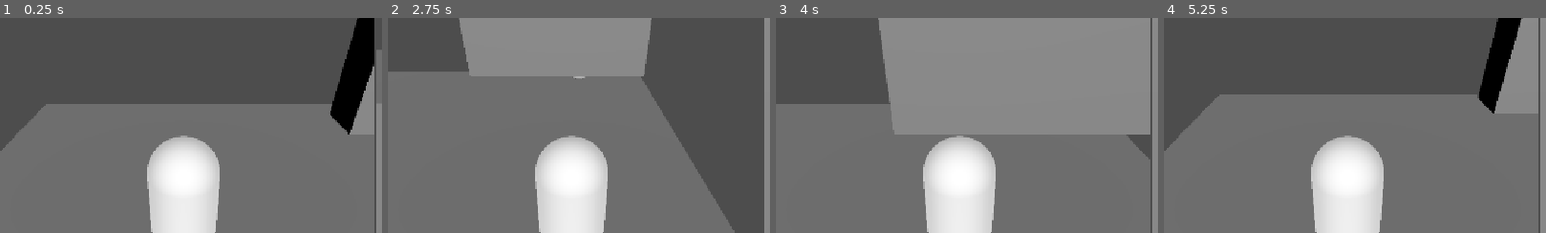
Above: before the commit, frames 1-4 (left to right).
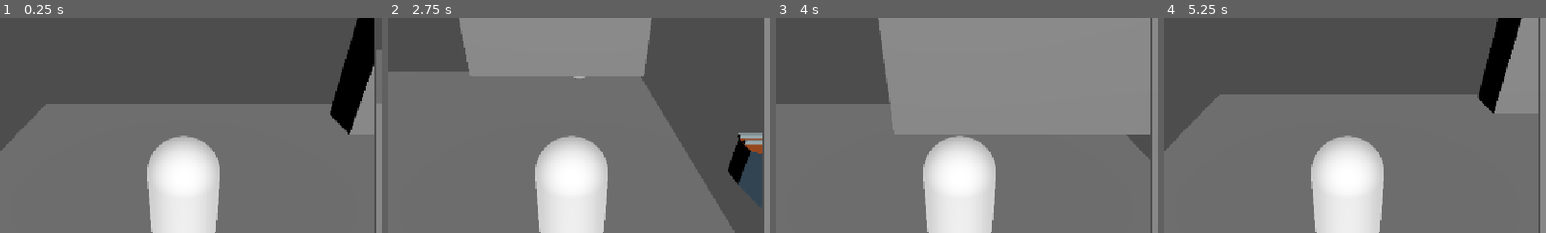
Above: after the commit, the same moments.

Repository: likuuuado/protokaijus
Game: Godot game, scene res://Escenas/Muundo.tscn
The game is run twice, just before and just after one commit, with the same random seed, the same clock (stepped at 60 frames per second) and the same inputs.
Inputs:
- Up to frame 1 (0.25 s): no input
- Up to frame 2 (2.75 s): hold D (p1right) 0.53-1.28 s; tap E (p1interaction, bound only after the commit) at 0.6, 1.55 s; tap Space (p2interaction, bound only after the commit) at 0.8, 1.35, 2.3 s; hold S (p1down) 1.28-2.03 s; hold D (p1right) from 2.03 s (still down); tap Down (p2down) at 2.1 s
- Up to frame 3 (4 s): release D (p1right) at 2.78 s; hold W (p1up) 2.78-3.53 s; tap Left (p2left) at 2.85 s; tap E (p1interaction, bound only after the commit) at 3.05 s; hold A (p1left) from 3.53 s (still down); tap Right (p2right) at 3.6 s; tap Space (p2interaction, bound only after the commit) at 3.8 s
- Up to frame 4 (5.25 s): tap Up (p2up) at 4.35 s; tap E (p1interaction, bound only after the commit) at 4.55, 5.1 s; release A (p1left) at 5.03 s; hold S (p1down) from 5.03 s (still down)
The pictures show only the part of the screen within x 1-51%, y 25-75%; the shares and areas given below are measured in that part.

The runs differ from the first frame. In frame 2, 2.2% of the frame differs, in the area x 89-98%, y 53-88%; in frame 3, less than 0.1%; in frame 4, less than 0.1%.

Commit message:
Un barco para cada jugador
Al presionar la tecla "E" y/o la barra espaciadora se creara un barco para cada jugador, dependiendo la tecla que se haya presionado.

Diff:
--- a/Escenas/Muundo.tscn
+++ b/Escenas/Muundo.tscn
@@ -2,6 +2,7 @@
 
 [ext_resource type="PackedScene" uid="uid://ddilmyv6145ws" path="res://SplitScreen.tscn" id="1_ojkhu"]
 [ext_resource type="PackedScene" uid="uid://mbp0k03o586f" path="res://pj_base.tscn" id="1_w0u4g"]
+[ext_resource type="PackedScene" uid="uid://dv3roeml4md70" path="res://creador_de_barcos.tscn" id="2_5kr7c"]
 
 [sub_resource type="PhysicsMaterial" id="PhysicsMaterial_aoydg"]
 
@@ -9,7 +10,6 @@
 size = Vector3(26.964355, 2.3328857, 15.166992)
 
 [node name="Node3D" type="Node3D" unique_id=186347168]
-transform = Transform3D(1, 0, 0, 0, 1, 0, 0, 0, 1, 0, -0.22545195, 0)
 
 [node name="PJBase2" parent="." unique_id=1610868182 instance=ExtResource("1_w0u4g")]
 transform = Transform3D(1, 0, 0, 0, 1, 0, 0, 0, 1, 8.09138, 5.2454495, 2.2678652)
@@ -17,6 +17,8 @@
 [node name="PJBase" parent="." unique_id=1103743749 instance=ExtResource("1_w0u4g")]
 transform = Transform3D(1, 0, 0, 0, 1, 0, 0, 0, 1, 0.54564285, 2.8822234, 6.387951)
 player_number = 1
+
+[node name="Creador-de-Barcos" parent="PJBase" unique_id=1439317575 instance=ExtResource("2_5kr7c")]
 
 [node name="Node3D" parent="." unique_id=1043900976 instance=ExtResource("1_ojkhu")]
 transform = Transform3D(1, 0, 0, 0, 1, 0, 0, 0, 1, 0, 1.8802133, 0)
--- /dev/null
+++ b/barco.tscn
@@ -0,0 +1,31 @@
+[gd_scene format=3 uid="uid://dp0vpprdsregy"]
+
+[ext_resource type="ArrayMesh" uid="uid://c1eua0um10vpy" path="res://Simple Battleship by Thomas de Rivaz - aYAmfkUYZjg/model.obj" id="1_6mogq"]
+
+[sub_resource type="GDScript" id="GDScript_6mogq"]
+script/source = "extends Node3D
+
+"
+
+[sub_resource type="SphereShape3D" id="SphereShape3D_g4v7s"]
+radius = 0.63916284
+
+[sub_resource type="BoxShape3D" id="BoxShape3D_g4v7s"]
+size = Vector3(2.835373, 0.8631592, 0.5341797)
+
+[node name="Barco" type="CharacterBody3D" unique_id=132431682]
+transform = Transform3D(5, 0, 0, 0, 5, 0, 0, 0, 5, 0, 0, 0)
+script = SubResource("GDScript_6mogq")
+
+[node name="MeshInstance3D" type="MeshInstance3D" parent="." unique_id=1932713439]
+mesh = ExtResource("1_6mogq")
+
+[node name="Area3D" type="Area3D" parent="." unique_id=1511258118]
+
+[node name="CollisionShape3D" type="CollisionShape3D" parent="Area3D" unique_id=2008193193]
+transform = Transform3D(1, 0, 0, 0, 1, 0, 0, 0, 1, 1.0078036, 0, 0)
+shape = SubResource("SphereShape3D_g4v7s")
+
+[node name="CollisionShape3D" type="CollisionShape3D" parent="." unique_id=2042876438]
+transform = Transform3D(1, 0, 0, 0, 1, 0, 0, 0, 1, -0.10158539, -0.06842041, -0.020996094)
+shape = SubResource("BoxShape3D_g4v7s")
--- /dev/null
+++ b/creador_de_barcos.gd
@@ -0,0 +1,18 @@
+extends Node
+
+var Barco = preload("res://barco.tscn")
+@onready var jugador = get_parent()
+
+func _ready() -> void:
+	pass
+
+func _physics_process(delta: float) -> void:
+	if Input.is_action_just_pressed("p1interaction"):
+		var NuevoBarco = Barco.instantiate()
+		add_child(NuevoBarco)
+		NuevoBarco.position = Vector3(-13,2,7)
+
+	if Input.is_action_just_pressed("p2interaction"):
+		var NuevoBarco = Barco.instantiate()
+		add_child(NuevoBarco)
+		NuevoBarco.position = Vector3(20,2,7)
--- /dev/null
+++ b/creador_de_barcos.tscn
@@ -0,0 +1,6 @@
+[gd_scene format=3 uid="uid://dv3roeml4md70"]
+
+[ext_resource type="Script" uid="uid://buy4os1pd7f26" path="res://creador_de_barcos.gd" id="1_bhe43"]
+
+[node name="Creador-de-Barcos" type="Node" unique_id=1439317575]
+script = ExtResource("1_bhe43")
--- a/pj_base.gd
+++ b/pj_base.gd
@@ -4,7 +4,6 @@
 @export var move_vel : float = 5.0
 @export var material: StandardMaterial3D
 @export var mesh: MeshInstance3D
-
 var gravity: float = ProjectSettings.get_setting("physics/3d/default_gravity")
 
 func _ready() -> void:
@@ -14,9 +13,7 @@
 func _process(delta: float) -> void:
 	pass
 
-
 func _physics_process(delta: float) -> void:
-
 	var input_dir
 	if player_number == 2:
 		input_dir = Input.get_vector("p2left", "p2right", "p2up", "p2down")
--- a/project.godot
+++ b/project.godot
@@ -67,11 +67,21 @@
 "events": [Object(InputEventKey,"resource_local_to_scene":false,"resource_name":"","device":-1,"window_id":0,"alt_press …(195 unchanged characters)…
 ]
 }
+p1interaction={
+"deadzone": 0.2,
+"events": [Object(InputEventKey,"resource_local_to_scene":false,"resource_name":"","device":-1,"window_id":0,"alt_pressed":false,"shift_pressed":false,"ctrl_pressed":false,"meta_pressed":false,"pressed":false,"keycode":0,"physical_keycode":69,"key_label":0,"unicode":101,"location":0,"echo":false,"script":null)
+]
+}
+p2interaction={
+"deadzone": 0.2,
+"events": [Object(InputEventKey,"resource_local_to_scene":false,"resource_name":"","device":-1,"window_id":0,"alt_pressed":false,"shift_pressed":false,"ctrl_pressed":false,"meta_pressed":false,"pressed":false,"keycode":0,"physical_keycode":32,"key_label":0,"unicode":32,"location":0,"echo":false,"script":null)
+]
+}
 
 [physics]
 
 3d/physics_engine="Jolt Physics"
-3d/default_gravity=12.847999999999999
+3d/default_gravity=12.848
 
 [rendering]
 
Not shown, added: Simple Battleship by Thomas de Rivaz - aYAmfkUYZjg/materials.mtl
Not shown, added: Simple Battleship by Thomas de Rivaz - aYAmfkUYZjg/model.obj
Not shown, added: Simple Battleship by Thomas de Rivaz - aYAmfkUYZjg/model.obj.import
Not shown, added: creador_de_barcos.gd.uid
Not shown, changed: README.md
Not shown, added: Simple Battleship by Thomas de Rivaz - aYAmfkUYZjg/materials.mtl.bak
